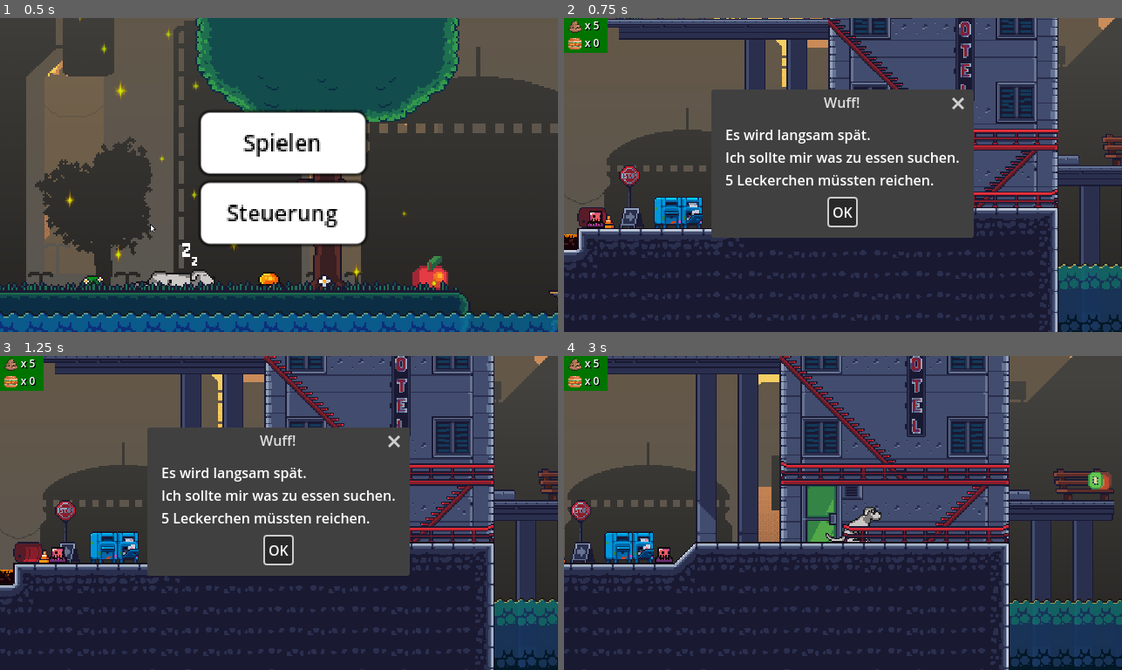
Above: before the commit, frames 1-4 (two rows, left to right).
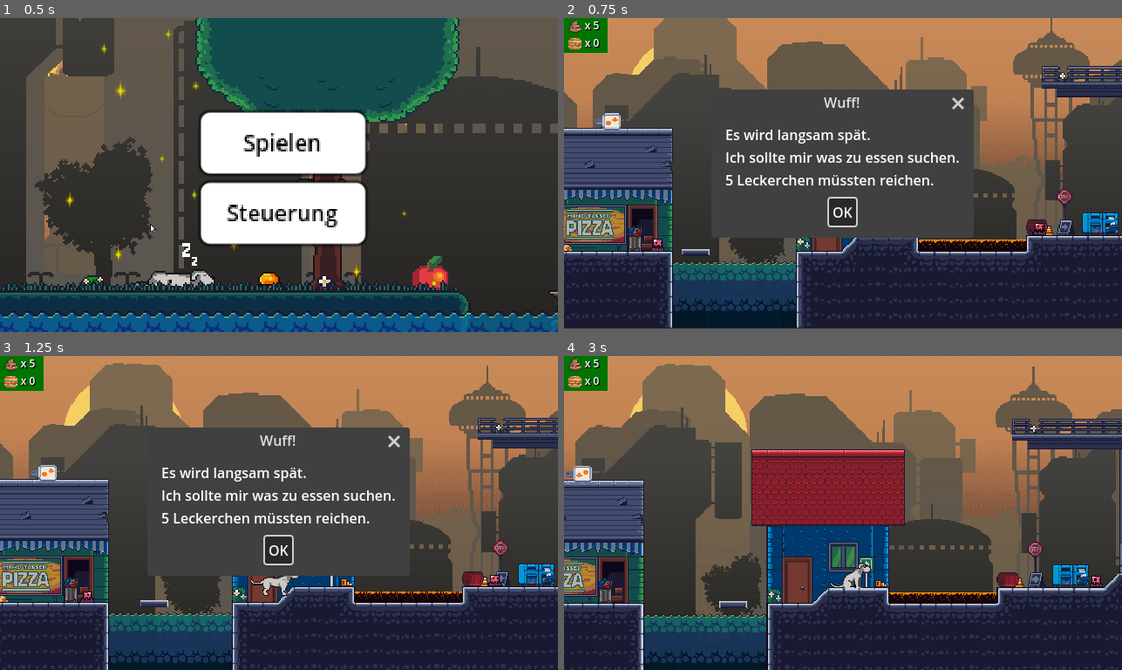
Above: after the commit, the same moments.

Repository: LukasRoeding/walk-your-human
Game: Godot game, scene res://scenes/main_menu.tscn
Same seed, same stepped clock (60 frames per second), same inputs: the game is played once before the commit and once after it.
Inputs (mouse positions are in pixels of both pictures, inside the frame that each line leads up to):
- Up to frame 1 (0.5 s): no input
- Up to frame 2 (0.75 s): click "Spielen" at 0.5 s
- Up to frame 3 (1.25 s): no input
- Up to frame 4 (3 s): click "OK" at 1.25 s; tap Enter at 2 s; move the mouse to (965, 497) at 2.02 s; hold Right (move_right) from 2.03 s (still down); tap 1 (bark) at 2.1 s; click (965, 497) at 2.17 s; tap Space (jump) at 2.27, 2.57 s; tap 2 (shit) at 2.3, 2.85 s; move the mouse to (731, 528) at 2.77 s; click (731, 528) at 2.92 s

Frame 1 is identical in both runs. In frame 2, 53% of the frame differs, in the area x 0-100%, y 0-100%; in frame 3, 55%; in frame 4, 75%.

Commit message:
add an menu to change key bindings and some positioning

Diff:
--- a/project.godot
+++ b/project.godot
@@ -20,7 +20,6 @@
 window/size/viewport_width=640
 window/size/viewport_height=360
 window/stretch/mode="canvas_items"
-window/stretch/aspect="keep_height"
 window/handheld/orientation=4
 window/vsync/vsync_mode=0
 
@@ -37,26 +36,22 @@
 
 jump={
 "deadzone": 0.2,
-"events": [Object(InputEventKey,"resource_local_to_scene":fa …(140 unchanged characters)… d":false,"keycode":0,"physical_keycode":87,"key_label":0,"unicode":119,"location":0,"echo":false,"script":null)
-, Object(InputEventKey,"resource_local_to_scene":false,"resource_name":"","device":-1,"window_id":0,"alt_pressed":false,"shift_pressed":false,"ctrl_pressed":false,"meta_pressed":false,"pressed":false,"keycode":0,"physical_keycode":32,"key_label":0,"unicode":32,"location":0,"echo":false,"script":null)
+"events": [Object(InputEventKey,"resource_local_to_scene":fa …(140 unchanged characters)… d":false,"keycode":0,"physical_keycode":32,"key_label":0,"unicode":32,"location":0,"echo":false,"script":null)
 ]
 }
 move_left={
 "deadzone": 0.2,
-"events": [Object(InputEventKey,"resource_local_to_scene":fa …(140 unchanged characters)… d":false,"keycode":0,"physical_keycode":65,"key_label":0,"unicode":97,"location":0,"echo":false,"script":null)
-, Object(InputEventKey,"resource_local_to_scene":false,"resource_name":"","device":-1,"window_id":0,"alt_pressed":false,"shift_pressed":false,"ctrl_pressed":false,"meta_pressed":false,"pressed":false,"keycode":0,"physical_keycode":4194319,"key_label":0,"unicode":0,"location":0,"echo":false,"script":null)
+"events": [Object(InputEventKey,"resource_local_to_scene":fa …(140 unchanged characters)… d":false,"keycode":0,"physical_keycode":4194319,"key_label":0,"unicode":0,"location":0,"echo":false,"script":null)
 ]
 }
 move_right={
 "deadzone": 0.2,
-"events": [Object(InputEventKey,"resource_local_to_scene":fa …(140 unchanged characters)… d":false,"keycode":0,"physical_keycode":68,"key_label":0,"unicode":100,"location":0,"echo":false,"script":null)
-, Object(InputEventKey,"resource_local_to_scene":false,"resource_name":"","device":-1,"window_id":0,"alt_pressed":false,"shift_pressed":false,"ctrl_pressed":false,"meta_pressed":false,"pressed":false,"keycode":0,"physical_keycode":4194321,"key_label":0,"unicode":0,"location":0,"echo":false,"script":null)
+"events": [Object(InputEventKey,"resource_local_to_scene":fa …(140 unchanged characters)… d":false,"keycode":0,"physical_keycode":4194321,"key_label":0,"unicode":0,"location":0,"echo":false,"script":null)
 ]
 }
 shit={
 "deadzone": 0.2,
-"events": [Object(InputEventKey,"resource_local_to_scene":fa …(140 unchanged characters)… d":false,"keycode":0,"physical_keycode":75,"key_label":0,"unicode":107,"location":0,"echo":false,"script":null)
-, Object(InputEventKey,"resource_local_to_scene":false,"resource_name":"","device":-1,"window_id":0,"alt_pressed":false,"shift_pressed":false,"ctrl_pressed":false,"meta_pressed":false,"pressed":false,"keycode":0,"physical_keycode":50,"key_label":0,"unicode":50,"location":0,"echo":false,"script":null)
+"events": [Object(InputEventKey,"resource_local_to_scene":fa …(140 unchanged characters)… d":false,"keycode":0,"physical_keycode":50,"key_label":0,"unicode":50,"location":0,"echo":false,"script":null)
 ]
 }
 down={
--- a/scenes/input_settings.tscn
+++ b/scenes/input_settings.tscn
@@ -1,4 +1,10 @@
-[gd_scene format=3 uid="uid://dmysswk8pt0lm"]
+[gd_scene load_steps=4 format=3 uid="uid://dmysswk8pt0lm"]
+
+[ext_resource type="PackedScene" uid="uid://dpt1bht46ysip" path="res://scenes/options_button.tscn" id="1_b645d"]
+[ext_resource type="Script" uid="uid://bgebqyfyqi0x2" path="res://scripts/input_settings.gd" id="1_gubwu"]
+
+[sub_resource type="StyleBoxFlat" id="StyleBoxFlat_gubwu"]
+bg_color = Color(0, 0, 0, 0.392157)
 
 [node name="InputSettings" type="Control"]
 layout_mode = 3
@@ -7,6 +13,7 @@
 anchor_bottom = 1.0
 grow_horizontal = 2
 grow_vertical = 2
+script = ExtResource("1_gubwu")
 
 [node name="PanelContainer" type="PanelContainer" parent="."]
 layout_mode = 1
@@ -36,6 +43,28 @@
 layout_mode = 2
 size_flags_vertical = 3
 
-[node name="Actionslist" type="VBoxContainer" parent="PanelContainer/MarginContainer/VBoxContainer/ScrollContainer"]
+[node name="ActionList" type="VBoxContainer" parent="PanelContainer/MarginContainer/VBoxContainer/ScrollContainer"]
 layout_mode = 2
 size_flags_horizontal = 3
+
+[node name="InputButton" parent="PanelContainer/MarginContainer/VBoxContainer/ScrollContainer/ActionList" instance=ExtResource("1_b645d")]
+layout_mode = 2
+
+[node name="InputButton2" parent="PanelContainer/MarginContainer/VBoxContainer/ScrollContainer/ActionList" instance=ExtResource("1_b645d")]
+layout_mode = 2
+
+[node name="InputButton3" parent="PanelContainer/MarginContainer/VBoxContainer/ScrollContainer/ActionList" instance=ExtResource("1_b645d")]
+layout_mode = 2
+
+[node name="InputButton4" parent="PanelContainer/MarginContainer/VBoxContainer/ScrollContainer/ActionList" instance=ExtResource("1_b645d")]
+layout_mode = 2
+
+[node name="InputButton5" parent="PanelContainer/MarginContainer/VBoxContainer/ScrollContainer/ActionList" instance=ExtResource("1_b645d")]
+layout_mode = 2
+
+[node name="CloseButton" type="Button" parent="PanelContainer/MarginContainer/VBoxContainer"]
+layout_mode = 2
+theme_override_styles/normal = SubResource("StyleBoxFlat_gubwu")
+text = "Schließen"
+
+[connection signal="pressed" from="PanelContainer/MarginContainer/VBoxContainer/CloseButton" to="." method="_on_close_button_pressed"]
--- a/scenes/main_menu.tscn
+++ b/scenes/main_menu.tscn
@@ -1,8 +1,9 @@
-[gd_scene load_steps=9 format=3 uid="uid://d3sqwh7t0nqoq"]
+[gd_scene load_steps=10 format=3 uid="uid://d3sqwh7t0nqoq"]
 
 [ext_resource type="Script" uid="uid://bskke8jbc6ef1" path="res://scripts/main_menu.gd" id="1_ekxnf"]
 [ext_resource type="Texture2D" uid="uid://btt7kmopuv4w6" path="res://assets/sprites/1MGv7UD.png" id="1_l6cm7"]
 [ext_resource type="AudioStream" uid="uid://d14qkx61apcc1" path="res://assets/audio/fleas-folk-267806.mp3" id="3_bqqt6"]
+[ext_resource type="PackedScene" uid="uid://dmysswk8pt0lm" path="res://scenes/input_settings.tscn" id="4_wu84c"]
 
 [sub_resource type="StyleBoxTexture" id="StyleBoxTexture_l6cm7"]
 texture = ExtResource("1_l6cm7")
@@ -124,5 +125,9 @@
 autoplay = true
 parameters/looping = true
 
+[node name="InputSettings" parent="." instance=ExtResource("4_wu84c")]
+visible = false
+layout_mode = 1
+
 [connection signal="pressed" from="VBoxContainer/Button" to="." method="_on_start_pressed"]
 [connection signal="pressed" from="VBoxContainer/Button2" to="." method="_on_options_pressed"]
--- /dev/null
+++ b/scenes/options_button.tscn
@@ -0,0 +1,47 @@
+[gd_scene load_steps=3 format=3 uid="uid://dpt1bht46ysip"]
+
+[sub_resource type="StyleBoxFlat" id="StyleBoxFlat_b645d"]
+bg_color = Color(1, 1, 1, 0.392157)
+
+[sub_resource type="StyleBoxFlat" id="StyleBoxFlat_bu5hm"]
+bg_color = Color(0, 0, 0, 0.392157)
+
+[node name="InputButton" type="Button"]
+custom_minimum_size = Vector2(0, 18)
+size_flags_horizontal = 3
+focus_mode = 0
+theme_override_styles/hover = SubResource("StyleBoxFlat_b645d")
+theme_override_styles/pressed = SubResource("StyleBoxFlat_b645d")
+theme_override_styles/normal = SubResource("StyleBoxFlat_bu5hm")
+
+[node name="MarginContainer" type="MarginContainer" parent="."]
+layout_mode = 1
+anchors_preset = 15
+anchor_right = 1.0
+anchor_bottom = 1.0
+grow_horizontal = 2
+grow_vertical = 2
+theme_override_constants/margin_left = 5
+theme_override_constants/margin_top = 5
+theme_override_constants/margin_right = 5
+theme_override_constants/margin_bottom = 5
+
+[node name="HBoxContainer" type="HBoxContainer" parent="MarginContainer"]
+layout_mode = 2
+
+[node name="LabelAction" type="Label" parent="MarginContainer/HBoxContainer"]
+layout_mode = 2
+mouse_filter = 1
+text = "action name"
+vertical_alignment = 1
+
+[node name="Spacer" type="Control" parent="MarginContainer/HBoxContainer"]
+layout_mode = 2
+size_flags_horizontal = 3
+mouse_filter = 1
+
+[node name="LabelInput" type="Label" parent="MarginContainer/HBoxContainer"]
+layout_mode = 2
+mouse_filter = 1
+text = "Input key"
+vertical_alignment = 1
--- a/scenes/player.tscn
+++ b/scenes/player.tscn
@@ -328,7 +328,7 @@
 stream_0/stream = ExtResource("11_d2wvv")
 
 [sub_resource type="AudioStreamRandomizer" id="AudioStreamRandomizer_jej6c"]
-random_pitch = 2.0
+random_pitch = 1.5
 random_volume_offset_db = 2.0
 streams_count = 1
 stream_0/stream = ExtResource("12_3v2ag")
@@ -341,7 +341,7 @@
 script = ExtResource("1_ks7u2")
 
 [node name="AnimatedSprite2D" type="AnimatedSprite2D" parent="."]
-position = Vector2(-2.38419e-07, -24)
+position = Vector2(0, -23)
 sprite_frames = SubResource("SpriteFrames_xnj03")
 animation = &"idle"
 
@@ -362,7 +362,7 @@
 one_shot = true
 
 [node name="WalkTimer" type="Timer" parent="."]
-wait_time = 0.4
+wait_time = 0.35
 one_shot = true
 
 [node name="Bark" type="AudioStreamPlayer2D" parent="."]
@@ -382,5 +382,4 @@
 
 [node name="Walk" type="AudioStreamPlayer2D" parent="."]
 stream = SubResource("AudioStreamRandomizer_jej6c")
-volume_db = -30.0
-pitch_scale = 1.2
+volume_db = -35.0
--- a/scenes/spiel.tscn
+++ b/scenes/spiel.tscn
@@ -1903,12 +1903,12 @@
 region_rect = Rect2(339, 500, 17, 19)
 
 [node name="player" parent="." groups=["player"] instance=ExtResource("1_ced32")]
-position = Vector2(394, -44)
+position = Vector2(0, -44)
 
 [node name="Camera2D" type="Camera2D" parent="player"]
 position = Vector2(1, -14)
 scale = Vector2(1.31977, 0.371138)
-zoom = Vector2(1.5, 1.5)
+zoom = Vector2(1.1, 1.1)
 limit_left = -700
 limit_top = -400
 limit_right = 1400
@@ -2017,7 +2017,6 @@
 
 [node name="AudioStreamPlayer2D" type="AudioStreamPlayer2D" parent="Audio"]
 stream = ExtResource("16_dlty2")
-volume_db = 5.0
 
 [node name="Fireflies" type="GPUParticles2D" parent="."]
 z_index = 5
@@ -2044,35 +2043,38 @@
 
 [node name="ParallaxLayer4" type="ParallaxLayer" parent="ParallaxBackground"]
 z_index = 3
-position = Vector2(195, -259)
+position = Vector2(0, -259)
 motion_scale = Vector2(0.4, 1)
 motion_mirroring = Vector2(630, 0)
 
 [node name="Sprite2D" type="Sprite2D" parent="ParallaxBackground/ParallaxLayer4"]
 z_index = -1
-position = Vector2(187, 159)
+position = Vector2(0, -20)
 texture = ExtResource("26_7ovj2")
+centered = false
 
 [node name="ParallaxLayer3" type="ParallaxLayer" parent="ParallaxBackground"]
 z_index = 3
-position = Vector2(195, -259)
+position = Vector2(0, -259)
 motion_scale = Vector2(0.6, 1)
 motion_mirroring = Vector2(630, 0)
 
 [node name="Sprite2D" type="Sprite2D" parent="ParallaxBackground/ParallaxLayer3"]
-position = Vector2(184, 157)
+position = Vector2(0, -20)
 texture = ExtResource("25_sffgu")
+centered = false
 
 [node name="ParallaxLayer2" type="ParallaxLayer" parent="ParallaxBackground"]
 z_index = 2
-position = Vector2(195, -259)
+position = Vector2(0, -259)
 motion_scale = Vector2(0.8, 1)
 motion_mirroring = Vector2(630, 0)
 
 [node name="Sprite2D" type="Sprite2D" parent="ParallaxBackground/ParallaxLayer2"]
 z_index = 1
-position = Vector2(184, 156)
+position = Vector2(0, -20)
 texture = ExtResource("24_7fukg")
+centered = false
 
 [node name="ParallaxLayer" type="ParallaxLayer" parent="ParallaxBackground"]
 z_index = 1
@@ -2080,17 +2082,18 @@
 motion_mirroring = Vector2(630, 0)
 
 [node name="Sprite2D" type="Sprite2D" parent="ParallaxBackground/ParallaxLayer"]
-position = Vector2(192, 159)
+position = Vector2(0, -40)
 texture = ExtResource("23_llusb")
+centered = false
 
 [node name="ParallaxLayer5" type="ParallaxLayer" parent="ParallaxBackground"]
 z_index = 1
-position = Vector2(69, -403)
 motion_scale = Vector2(0, 0)
 
 [node name="Sprite2D" type="Sprite2D" parent="ParallaxBackground/ParallaxLayer5"]
-position = Vector2(40, 342)
+position = Vector2(-199, -173)
 texture = ExtResource("28_1f4pw")
+centered = false
 
 [node name="ParallaxLayer6" type="ParallaxLayer" parent="ParallaxBackground"]
 z_index = 1
@@ -2098,8 +2101,9 @@
 motion_mirroring = Vector2(630, 0)
 
 [node name="Sprite2D" type="Sprite2D" parent="ParallaxBackground/ParallaxLayer6"]
-position = Vector2(192, 159)
+position = Vector2(0, -42)
 texture = ExtResource("26_sffgu")
+centered = false
 
 [node name="ParallaxLayer7" type="ParallaxLayer" parent="ParallaxBackground"]
 z_index = 1
@@ -2107,5 +2111,6 @@
 motion_mirroring = Vector2(630, 0)
 
 [node name="Sprite2D" type="Sprite2D" parent="ParallaxBackground/ParallaxLayer7"]
-position = Vector2(191, 157)
+position = Vector2(2, -29)
 texture = ExtResource("26_1f4pw")
+centered = false
--- /dev/null
+++ b/scripts/input_settings.gd
@@ -0,0 +1,77 @@
+extends Control
+
+const OPTIONS_BUTTON = preload("res://scenes/options_button.tscn")
+@onready var action_list: VBoxContainer = $PanelContainer/MarginContainer/VBoxContainer/ScrollContainer/ActionList
+
+var is_remapping = false
+var action_to_remap = null
+var remapping_button = null
+
+const input_actions = {
+	"move_left": "Links",
+	"move_right": "Rechts",
+	"down": "Down",
+	"jump": "Springen",
+	"bark": "Bellen",
+	"shit": "Kacki",
+	"sleep": "Schlafen",
+}
+# Called when the node enters the scene tree for the first time.
+func _ready() -> void:
+	_create_action_list()
+	pass # Replace with function body.
+
+func _create_action_list():
+	InputMap.load_from_project_settings()
+	for item in action_list.get_children():
+		item.queue_free()
+
+	for action in input_actions:
+		var button = OPTIONS_BUTTON.instantiate()
+		var action_label = button.find_child("LabelAction")
+		var input_label = button.find_child("LabelInput")
+
+		action_label.text = input_actions[action]
+
+		var events = InputMap.action_get_events(action)
+
+		if events.size() > 0:
+			input_label.text = events[0].as_text().trim_suffix(" (Physical)")
+		else:
+			input_label.text = ""
+
+		action_list.add_child(button)
+		button.pressed.connect(_on_options_button_pressed.bind(button, action))
+# Called every frame. 'delta' is the elapsed time since the previous frame.
+func _on_options_button_pressed(button, action):
+	if !is_remapping:
+		is_remapping = true
+		action_to_remap = action
+		remapping_button = button
+		button.find_child("LabelInput").text = "Drücke Taste zum wechseln ..."
+
+func _input(event):
+	if is_remapping:
+		if (
+			event is InputEventKey ||
+			(event is InputEventMouseButton && event.is_pressed())
+		):
+			if event is InputEventMouseButton && event.double_click:
+				event.double_click = false
+
+			InputMap.action_erase_event(action_to_remap, event)
+			InputMap.action_add_event(action_to_remap, event)
+			_update_action_list(remapping_button, event)
+
+			is_remapping = false
+			action_to_remap = null
+			remapping_button = null
+
+			accept_event()
+
+func _update_action_list(button, event):
+	button.find_child("LabelInput").text = event.as_text().trim_suffix(" (Physical)")
+
+
+func _on_close_button_pressed() -> void:
+	visible = false
--- a/scripts/main_menu.gd
+++ b/scripts/main_menu.gd
@@ -1,5 +1,6 @@
 extends Control
 
+@onready var input_settings: Control = $InputSettings
 
 # Called when the node enters the scene tree for the first time.
 func _ready() -> void:
@@ -18,6 +19,7 @@
 
 
 func _on_options_pressed() -> void:
+	input_settings.visible = true
 	pass # Replace with function body.
 
 
Not shown, added: scripts/input_settings.gd.uid
Not shown, changed: Platformer_website.html
Not shown, changed: Platformer_website.pck
